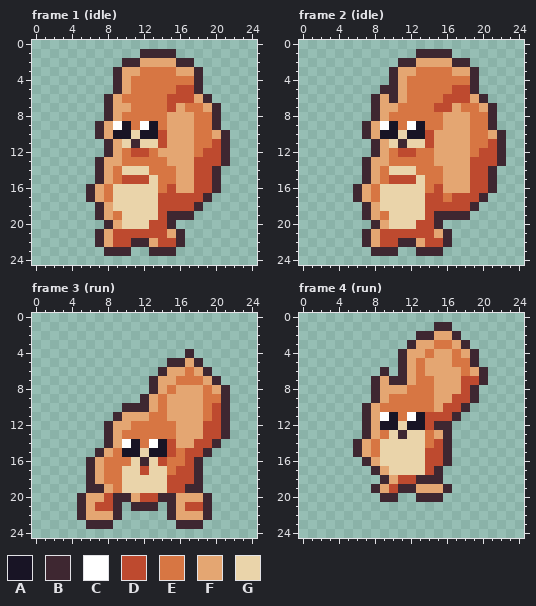
Pixel-art file -- art/minis/squirrel@62.aseprite. That is the earlier state.
25x25 pixels, 4 frames. Shown: frame 1 (idle), frame 2 (idle), frame 3 (run), frame 4 (run).
Palette (. is transparent): A #181425  B #3e2731  C #ffffff  D #be4a2f  E #d77643  F #e4a672  G #ead4aa
Pixels before, frame 1 (idle), first column x 6:
 1 ......BBBB......
 2 ....BBFFFFBB....
 3 ...BFFEEEEFFB...
 4 ...BFEEEEEEEB...
 5 ...BFEEEEEDDB...
 6 ..BFEEEEEDDDFB..
 7 ..BFFEEEEDFEEFB.
 8 ..BFEEEEEFFFEEB.
 9 .BFCAECAEFFFEEB.
10 .BFAAGAADFFFEEFB
11 ..BFGBGGDFFFEEDB
12 ..BFEDDEFFFFEDDB
13 .BFFEEEEEFFFDDDB
14 .BFEGGGEEEFFDDB.
15 .BFEDDDGEEFFDDB.
16 BFEGGGGGEDFFDDB.
17 BFEGGGGGDDDDDB..
18 .BFGGGGGDDDDB...
19 .BFEGGGGDBBB....
20 ..BFGGGDDB......
21 .BFDDDDDDFB.....
22 .BFDDBBFDDB.....
23 ..BBB..BBB......
Pixels before, frame 2 (idle), first column x 6:
 1 .......BBBB......
 2 .....BBFFFFBB....
 3 ....BFFEEEEFFB...
 4 ....BFEEEEEEEB...
 5 ...BBFEEEEEDDB...
 6 ..BFBFEEEEDDDFB..
 7 ..BFFEEEEDDFEEFB.
 8 ..BFEEEEEEFFFEEB.
 9 .BFCAECAEEFFFEEB.
10 .BFAAGAADFFFFEEFB
11 ..BFGBGGDFFFFEEDB
12 ..BFEDDEEFFFFEDDB
13 .BFFEEEEEFFFFDDDB
14 .BFEGGGEEEFFFDDB.
15 .BFEDDDGEEFFFDDB.
16 BFEGGGGGEDFFFDDB.
17 BFEGGGGGDDEDDDB..
18 .BFGGGGGDDDDDB...
19 .BFEGGGGDBBBB....
20 ..BFGGGDDB.......
21 .BFDDDDDDFB......
22 .BFDDBBFDDB......
23 ..BBB..BBB.......
Pixels before, frame 3 (run), first column x 5:
 4 ............B....
 5 ..........BBFB...
 6 .........BFFEFB..
 7 ........BFFEEEFB.
 8 ........BFEFFFEFB
 9 .......BFEFFFFEEB
10 .....BBBFEFFFFEDB
11 ....BFFFEEFFFFEDB
12 ...BFFEEEEEFFFDDB
13 ...BFEEEEEEFFFDDB
14 ...BFCAECADFFDDB.
15 ..BFEAAGAADEDDB..
16 .BFEEEGBGDEEDB...
17 .BFEEGGDGGEDDB...
18 .BFEEGGGGGDDDB...
19 .BBFEGGGGGDDBB...
20 BFFDBBFDDBBFFFB..
21 BFDDB.BBB.BFDDB..
22 BFFFB.....BFFFB..
23 .BBB.......BBB...
Pixels before, frame 4 (run), first column x 6:
 1 .........BB....
 2 .......BBFFB...
 3 ......BFFEEFB..
 4 .....BFFEFFEFB.
 5 .....BFEFFFEEB.
 6 ...B.BFEFFFFEFB
 7 ..BFBBFEEFFFDDB
 8 ..BFFFEEEFFFDB.
 9 ..BFEEEEEFFDDB.
10 .BFEEEEEEFDDB..
11 .BFCAECADDDB...
12 .BFAAGAADBB....
13 .BFEGBGGEFB....
14 BFEGGGGGEDB....
15 BFEGGGGGDDB....
16 .BFGGGGGDDB....
17 ..BFGGGGDB.....
18 ...BFDDBBB.....
19 ..BFDBBFFFB....
20 ...BB..BBB.....
The result:
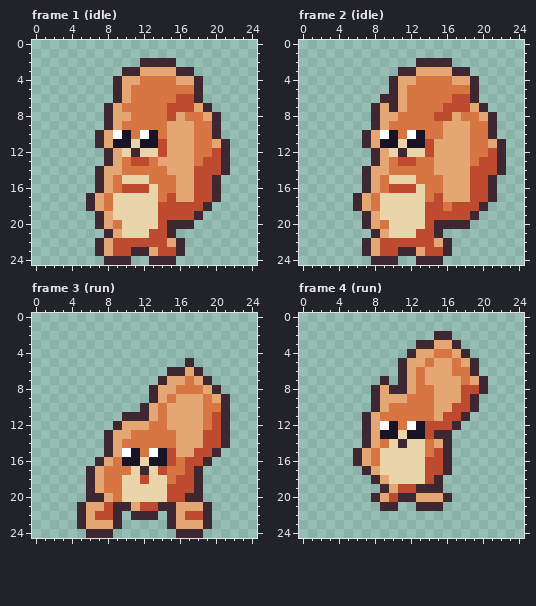
Difference:
Frame 1 (idle):
y 1: x 12..15 BBBB -> ....
y 2: x 10..17 BBFFFFBB -> ..BBBB..
y 3: x 9..18 BFFEEEEFFB -> .BBFFFFBB.
y 4: x 11 E -> F; x 16..17 EE -> FF
y 5: x 16..17 DD -> EE
y 6: x 8..10 BFE -> .BF; x 15 D -> E; x 18..19 FB -> B.
y 7: x 10 F -> E; x 16..20 FEEFB -> DDFB.
y 8: x 10 E -> F; x 15 F -> D; x 17 F -> E; x 19 E -> F
y 9: x 7..10 BFCA -> .BFE; x 12..13 CA -> EE
y 10: x 9 A -> C; x 11..12 GA -> EC; x 14 D -> E; x 20..21 FB -> B.
y 11: x 7..13 .BFGBGG -> BFAAGAA; x 20 D -> F
y 12: x 10..14 EDDEF -> GBGGD; x 19 D -> E
y 13: x 7..8 BF -> .B; x 11..12 EE -> DD; x 14 E -> F; x 18 D -> E
y 14: x 9..12 EGGG -> FEEE; x 15 E -> F; x 20..21 B. -> DB
y 15: x 10..13 DDDG -> GGGE
y 16: x 6..12 BFEGGGG -> .BFEDDD; x 15 D -> E
y 17: x 14 D -> E; x 16..17 DD -> FF; x 19..20 B. -> DB
y 18: x 6..8 .BF -> BFE; x 18..19 B. -> DB
y 19: x 9 E -> G; x 15..18 BBB. -> DDDB
y 20: x 7..9 .BF -> BFE; x 13 D -> G; x 16..17 .. -> BB
y 21: x 7..12 BFDDDD -> .BFGGG; x 15..16 FB -> B.
y 22: x 11..13 BBF -> DDD; x 15 D -> F
y 23: x 7..16 .BBB..BBB. -> BFDDBBFDDB
y 24: x 8..10 ... -> BBB; x 13..15 ... -> BBB
Frame 2 (idle):
y 1: x 13..16 BBBB -> ....
y 2: x 11..18 BBFFFFBB -> ..BBBB..
y 3: x 10..19 BFFEEEEFFB -> .BBFFFFBB.
y 4: x 12 E -> F; x 17..18 EE -> FF
y 5: x 9 B -> .; x 17..18 DD -> EE
y 6: x 8..9 BF -> .B; x 16 D -> E; x 19..20 FB -> B.
y 7: x 10..11 FE -> BF; x 15 D -> E; x 17..21 FEEFB -> DDFB.
y 8: x 10 E -> F; x 15..16 EF -> DD; x 18 F -> E; x 20 E -> F
y 9: x 7..10 BFCA -> .BFE; x 12..13 CA -> EE
y 10: x 9 A -> C; x 11..12 GA -> EC; x 14..15 DF -> EE; x 21..22 FB -> B.
y 11: x 7..13 .BFGBGG -> BFAAGAA; x 21 D -> F
y 12: x 10..14 EDDEE -> GBGGD; x 20 D -> E
y 13: x 7..8 BF -> .B; x 11..12 EE -> DD; x 19 D -> E
y 14: x 9..12 EGGG -> FEEE; x 15 E -> F; x 21..22 B. -> DB
y 15: x 10..13 DDDG -> GGGE
y 16: x 6..12 BFEGGGG -> .BFEDDD; x 15 D -> E
y 17: x 14 D -> E; x 16..18 EDD -> FFF; x 20..21 B. -> DB
y 18: x 6..8 .BF -> BFE; x 16 D -> E; x 19..20 B. -> DB
y 19: x 9 E -> G; x 15..19 BBBB. -> DDDDB
y 20: x 7..9 .BF -> BFE; x 13 D -> G; x 16..18 ... -> BBB
y 21: x 7..12 BFDDDD -> .BFGGG; x 15..16 FB -> B.
y 22: x 11..13 BBF -> DDD; x 15 D -> F
y 23: x 7..16 .BBB..BBB. -> BFDDBBFDDB
y 24: x 8..10 ... -> BBB; x 13..15 ... -> BBB
Frame 3 (run):
y 4: x 17 B -> .
y 5: x 15..18 BBFB -> ..B.
y 6: x 14..19 BFFEFB -> .BBFB.
y 7: x 13..14 BF -> .B; x 16 E -> F; x 18..20 EFB -> FB.
y 8: x 15..21 EFFFEFB -> FEEEFB.
y 9: x 12..15 BFEF -> .BFE; x 20 E -> F
y 10: x 10..11 BB -> ..; x 20 D -> E
y 11: x 9..13 BFFFE -> .BBBF
y 12: x 8..9 BF -> .B; x 11..12 EE -> FF; x 15 E -> F; x 19 D -> E
y 13: x 10 E -> F
y 14: x 10..11 CA -> EE; x 13..15 CAD -> EEE; x 18 D -> F; x 20..21 B. -> DB
y 15: x 7..10 BFEA -> .BFC; x 12..13 GA -> EC; x 16..17 ED -> FF; x 19..20 B. -> DB
y 16: x 6..8 BFE -> .BF; x 10..15 EGBGDE -> AAGAAD; x 18..19 B. -> DB
y 17: x 10 G -> E; x 12 D -> B; x 14 G -> D; x 16 D -> E
y 18: x 12 G -> D; x 15 D -> E
y 19: x 7..8 BF -> FE; x 17 B -> D
y 20: x 5..19 BFFDBBFDDBBFFFB -> .BBFEGGGGGDDBB.
y 21: x 7 D -> F; x 10..14 .BBB. -> BFDDB; x 17..18 DD -> FF
y 22: x 7..8 FF -> DD; x 11..13 ... -> BBB; x 17..18 FF -> DD
y 23: x 5..9 .BBB. -> BFFFB; x 15..19 .BBB. -> BFFFB
y 24: x 6..8 ... -> BBB; x 16..18 ... -> BBB
Frame 4 (run):
y 1: x 15..16 BB -> ..
y 2: x 13..17 BBFFB -> ..BB.
y 3: x 12..18 BFFEEFB -> .BBFFB.
y 4: x 11..12 BF -> .B; x 14..19 EFFEFB -> FEEFB.
y 5: x 13..14 EF -> FE; x 18 E -> F
y 6: x 9 B -> .; x 17 F -> E; x 19..20 FB -> B.
y 7: x 8..10 BFB -> .B.; x 14 E -> F; x 18..19 DD -> EF
y 8: x 10..12 FFE -> BBF; x 19..20 B. -> DB
y 9: x 10..11 EE -> FF; x 17 D -> F
y 10: x 7..9 BFE -> .BF; x 16 D -> F; x 18..19 B. -> DB
y 11: x 9..10 CA -> EE; x 12..15 CADD -> EEEF; x 17..18 B. -> DB
y 12: x 9 A -> C; x 11..12 GA -> EC; x 15..17 BB. -> DDB
y 13: x 9..15 EGBGGEF -> AAGAADB
y 14: x 6..9 BFEG -> .BFE; x 11 G -> B; x 15 D -> F
y 15: x 14 D -> E
y 16: x 6..8 .BF -> BFE
y 17: x 7..9 .BF -> BFG; x 15..16 B. -> DB
y 18: x 8..14 .BFDDBB -> BFGGGGD
y 19: x 8..16 BFDBBFFFB -> .BFDDBBB.
y 20: x 8..16 .BB..BBB. -> BFDBBFFFB
y 21: x 9..10 .. -> BB; x 13..15 ... -> BBB
Boxes around the changes in both pictures, in picture pixels (x1, y1, x2, y2):
changed: (86, 49, 230, 265)
changed: (353, 49, 506, 265)
changed: (77, 349, 230, 538)
changed: (353, 322, 488, 511)
